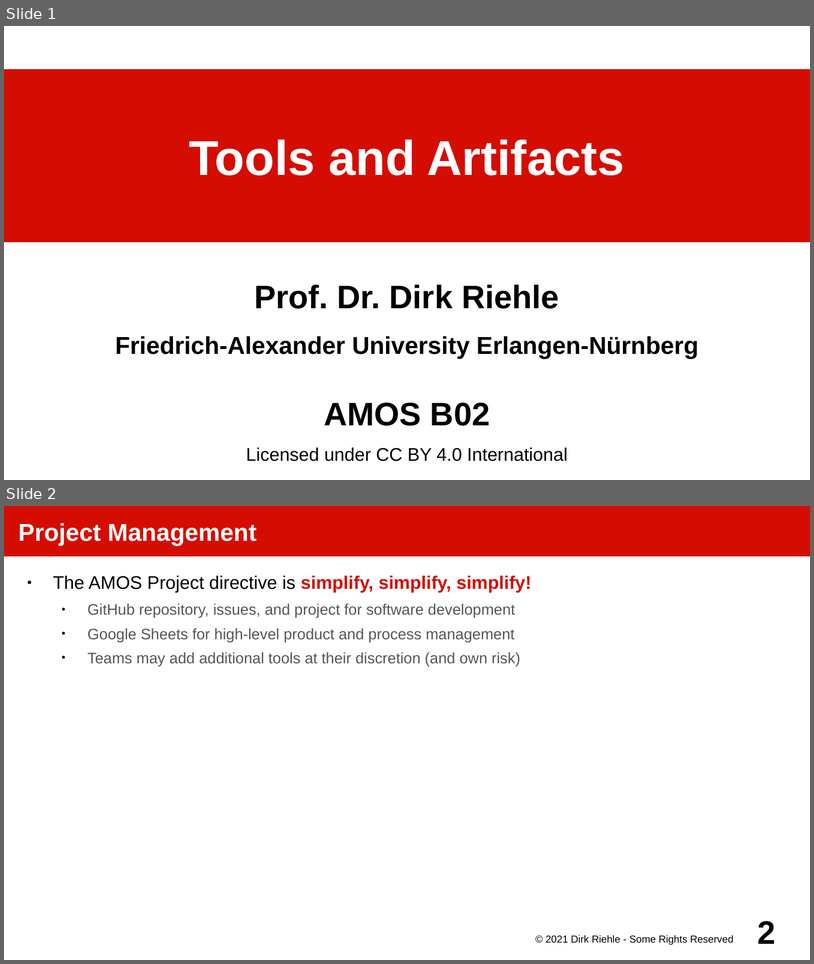
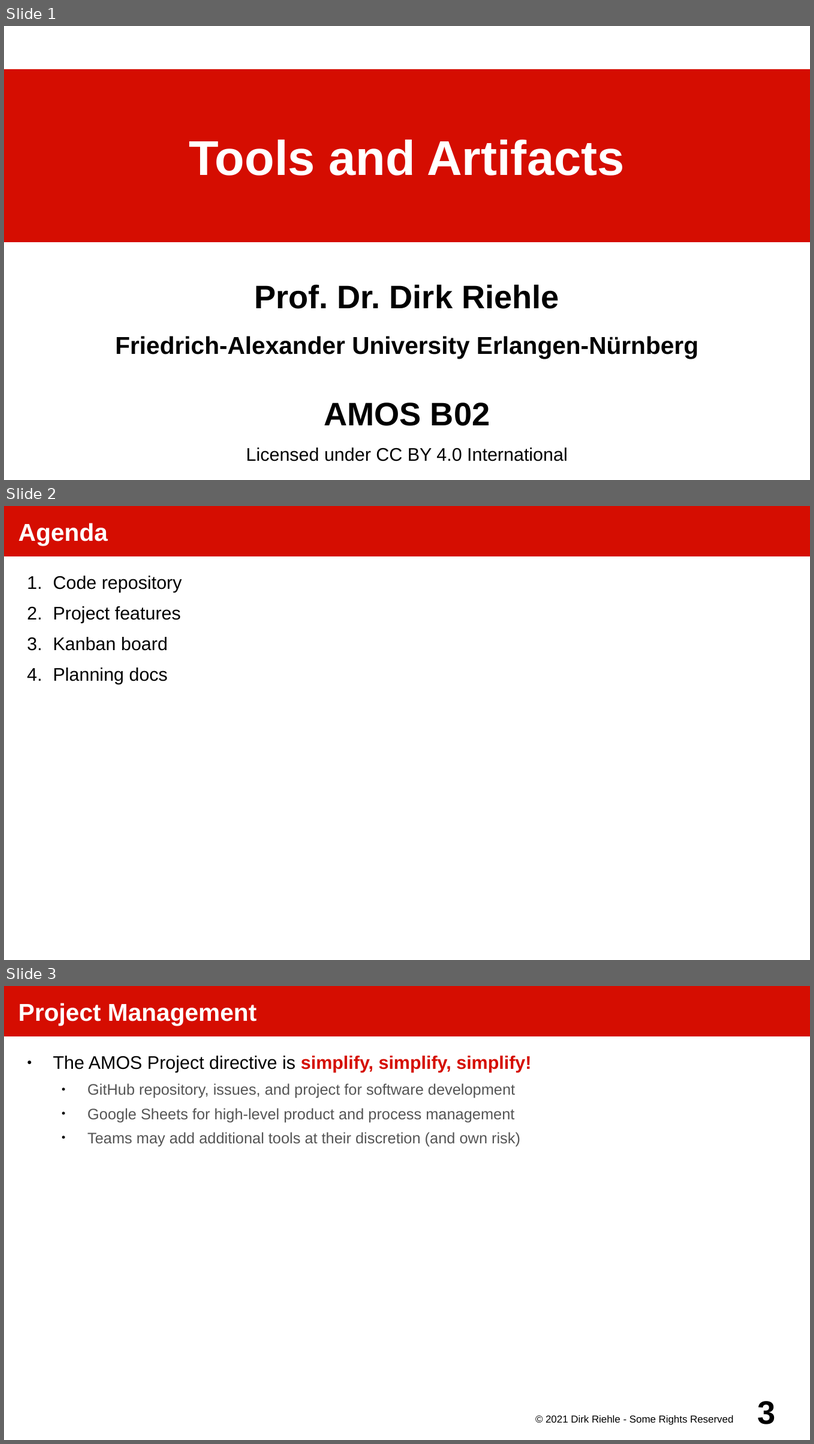
Before and after one commit to dirkriehle/amos-course, a slide deck: Lecture slides/AMOS B02 - Tools and Artifacts.odp. Shown one above the other, each under a label of ours: slides 1 and 2 before the commit, slides 1, 2 and 3 after it. The pictures are 814x964 and 814x1444 pixels, drawn with LibreOffice and Linux fonts; fonts in the diff are those of the drawing. Boxes give left, top, right and bottom in pixels: in the first picture for what was removed or moved away, otherwise in the second. Text is boxed around its words. In the diff, an @@ line names an element or a change of style, - is before the commit and + after.

```diff
--- a/Lecture slides/AMOS B02 - Tools and Artifacts.odp
+++ b/Lecture slides/AMOS B02 - Tools and Artifacts.odp
@@ slide 2 added at [4,506,810,960], background #FFFFFF @@
@@ title added at [4,506,810,556], fill #D50D01, 24 pt, text #FFFFFF, bold @@
+Agenda
@@ text added at [53,576,182,684], 18 pt, text #000000 @@
+1. Code repository
+2. Project features
+3. Kanban board
+4. Planning docs
@@ what was slide 2 is now slide 3 @@
@@ page number at [758,1401,776,1424]: text changed @@
-2
+3
```
Also in this commit, not shown: 1 slide changed, 15 other files.
